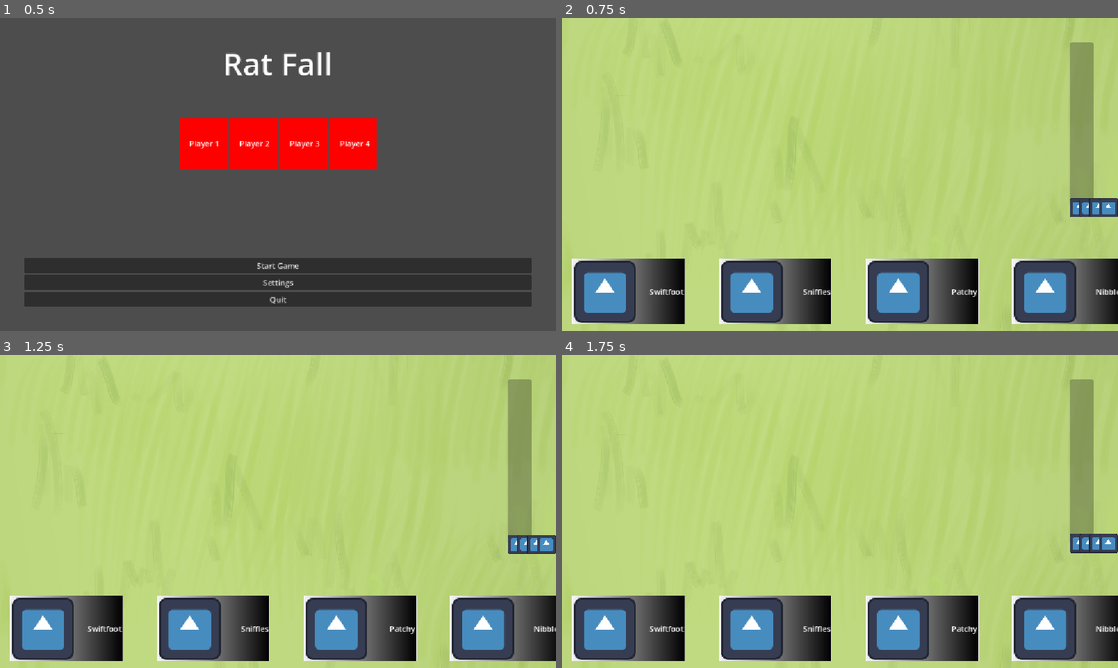
Above: before the commit, frames 1-4 (two rows, left to right).
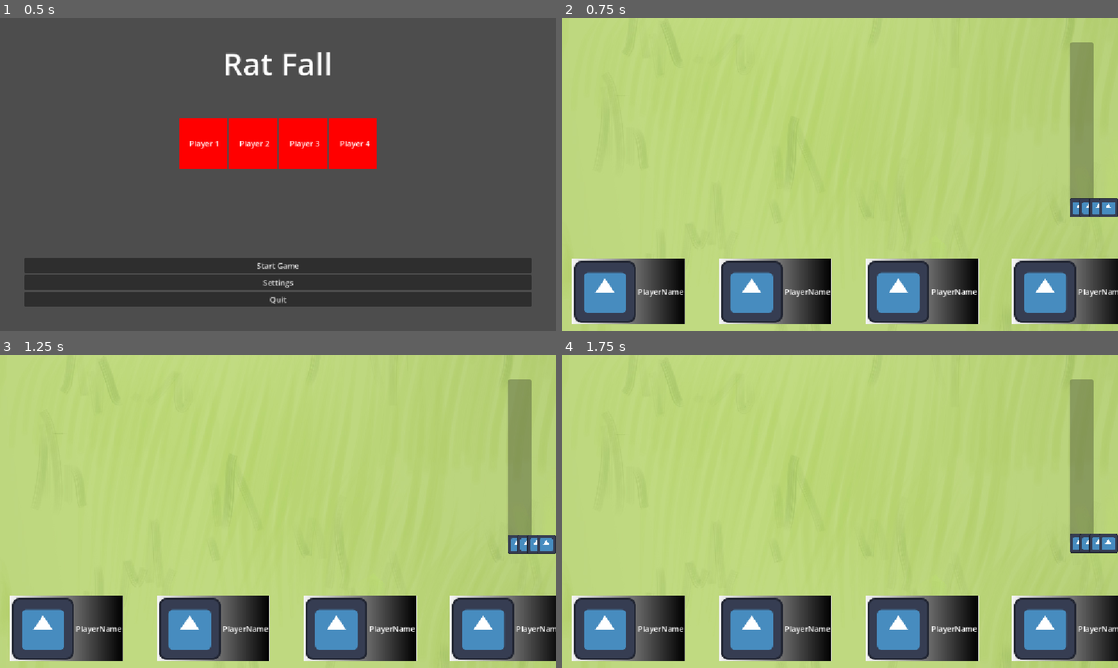
Above: after the commit, the same moments.

Repository: eebysheebstudio-hue/RatFall
Game: Godot game, scene res://Scenes/BootLevel.tscn
Two runs of this game, one before a commit and one after it. Both use one fixed random seed, a clock stepped at 60 frames per second and the inputs below. The engine's default icon, where the game draws it, is replaced by a stand-in: a white triangle on a blue panel in a dark square.
Inputs:
- Up to frame 1 (0.5 s): no input
- Up to frame 2 (0.75 s): click "Start Game" at 0.5 s
- Up to frame 3 (1.25 s): no input
- Up to frame 4 (1.75 s): tap Enter (p2_action) at 1.25 s; hold D (p1_right) from 1.28 s (still down); hold E (p1_action) from 1.28 s (still down)

Frame 1 is identical in both runs. In frame 2, 0.4% of the frame differs, in the area x 13-100%, y 86-90%; in frame 3, 0.4%; in frame 4, 0.4%.

Commit message:
Assigning connected players

Diff:
--- a/Scenes/Hill.tscn
+++ b/Scenes/Hill.tscn
@@ -1,7 +1,6 @@
 [gd_scene format=3 uid="uid://nxuyehf6kqj"]
 
 [ext_resource type="Script" uid="uid://cg3bm7wl03pay" path="res://Scenes/hill.gd" id="1_7po3v"]
-[ext_resource type="PackedScene" uid="uid://byr33313hdex6" path="res://Scenes/Player/Player.tscn" id="2_4uofs"]
 [ext_resource type="PackedScene" uid="uid://cpv7c16wg1g6m" path="res://Scenes/UI/HillProgressBar.tscn" id="2_kgtut"]
 [ext_resource type="Texture2D" uid="uid://dgh8iah2lf4u8" path="res://Assets/Visual/Grass.jpg" id="2_q62r0"]
 [ext_resource type="PackedScene" uid="uid://slfed6uk1a0u" path="res://Scenes/Camera.tscn" id="3_8xj3v"]
@@ -24,9 +23,6 @@
 texture = ExtResource("2_q62r0")
 expand_mode = 1
 stretch_mode = 1
-
-[node name="Player" parent="." unique_id=1673534464 instance=ExtResource("2_4uofs")]
-position = Vector2(0, -200)
 
 [node name="MovementNode" type="Node2D" parent="." unique_id=681719708]
 
@@ -55,13 +51,6 @@
 shape = SubResource("WorldBoundaryShape2D_yf5fn")
 
 [node name="Camera" parent="MovementNode" unique_id=2085499639 instance=ExtResource("3_8xj3v")]
-
-[node name="temp" type="StaticBody2D" parent="." unique_id=790399171]
-position = Vector2(0, -200)
-
-[node name="BottomBorder" type="CollisionShape2D" parent="temp" unique_id=1897531899]
-position = Vector2(1, 34)
-shape = SubResource("WorldBoundaryShape2D_yf5fn")
 
 [node name="CanvasLayer" type="CanvasLayer" parent="." unique_id=1369945536]
 
@@ -108,4 +97,6 @@
 [node name="PlayerHud4" parent="CanvasLayer/BoxContainer/HillHud/HBoxContainer" unique_id=2096173716 instance=ExtResource("7_vsmbq")]
 layout_mode = 2
 
+[node name="Players" type="Node2D" parent="." unique_id=465932949]
+
 [connection signal="body_entered" from="MovementNode/KillBox" to="." method="_on_kill_box_body_entered"]
--- a/Scenes/Player/player.gd
+++ b/Scenes/Player/player.gd
@@ -26,7 +26,7 @@
 
 
 func _physics_process(delta: float) -> void:
-	print("state=", current_state, "  vel=", velocity, "  pos=", position)
+	#print("state=", current_state, "  vel=", velocity, "  pos=", position)
 	# Speed boost
 	if speedBoostTimer > 0.0:
 		speedBoostTimer -= delta
--- a/Scenes/UI/main_menu.gd
+++ b/Scenes/UI/main_menu.gd
@@ -1,4 +1,5 @@
 extends Control
+class_name MainMenu
 var hillScene: PackedScene = load("res://Scenes/Hill.tscn")
 var players = [false,false,false,false]
 
--- a/Scenes/UI/ui_switcher.gd
+++ b/Scenes/UI/ui_switcher.gd
@@ -30,3 +30,6 @@
 	$CanvasLayer/MainMenu.hide()
 	$CanvasLayer/GameOverMenu.hide()
 	$CanvasLayer/SettingsMenu.show()
+
+func get_main_menu() -> MainMenu:
+	return $CanvasLayer/MainMenu
--- a/Scenes/hill.gd
+++ b/Scenes/hill.gd
@@ -5,16 +5,28 @@
 var percent_progress: float = 0.0
 var hill_height: float
 var players: Array[Player]
-var names: Array[String] = ["Nibbler", "Sniffles", "Wormtail", "Patchy", "Swipes", "Swiftfoot"]
+var names: Array[String] = ["Nibbler", "Sniffles", "Wormtail", "Patchy", "Swipes", "Swiftfoot", "Pipsqueak"]
+var player_scene: PackedScene = load("res://Scenes/Player/Player.tscn")
+var player_spawn_spacing = 100
+var player_spawn_offset = Vector2(-200, 150)
 
 # Called when the node enters the scene tree for the first time.
 func _ready() -> void:
+	var players_connected = UiSwitcher.get_main_menu().players
+	for player_index in range(players_connected.size()):
+		if players_connected[player_index]:
+			var player = player_scene.instantiate()
+			player.position.x = player_index * player_spawn_spacing
+			player.position = player.position + player_spawn_offset
+			#print("adding player")
+			$Players.add_child(player)
+			match player_index:
+				0: $CanvasLayer/BoxContainer/HillHud/HBoxContainer/PlayerHud.set_player_name(names)
+				1: 	$CanvasLayer/BoxContainer/HillHud/HBoxContainer/PlayerHud2.set_player_name(names)
+				2: 	$CanvasLayer/BoxContainer/HillHud/HBoxContainer/PlayerHud3.set_player_name(names)
+				3: 	$CanvasLayer/BoxContainer/HillHud/HBoxContainer/PlayerHud4.set_player_name(names)
 	hill_height = hill_top - hill_bottom
 	$MovementNode.position = Vector2(0, hill_bottom)
-	$CanvasLayer/BoxContainer/HillHud/HBoxContainer/PlayerHud.set_player_name(names)
-	$CanvasLayer/BoxContainer/HillHud/HBoxContainer/PlayerHud2.set_player_name(names)
-	$CanvasLayer/BoxContainer/HillHud/HBoxContainer/PlayerHud3.set_player_name(names)
-	$CanvasLayer/BoxContainer/HillHud/HBoxContainer/PlayerHud4.set_player_name(names)
 
 
 
@@ -23,7 +35,6 @@
 	if (percent_progress < 100):
 		percent_progress = percent_progress + (percent_progress_speed * delta)
 		$MovementNode.position = $MovementNode.position + Vector2(0, -hill_height * (percent_progress / 100))
-		print(percent_progress)
 		$CanvasLayer/BoxContainer/MarginContainer/HillProgressBar.update_progress(percent_progress)
 
 func _on_kill_box_body_entered(body: Node2D) -> void:
